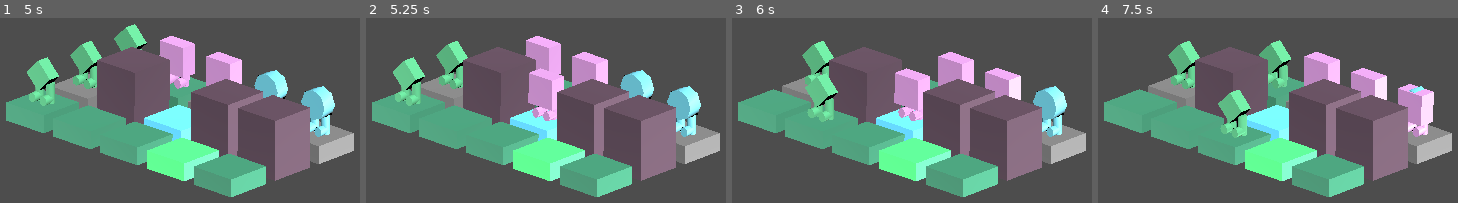
Above: before the commit, frames 1-4 (left to right).
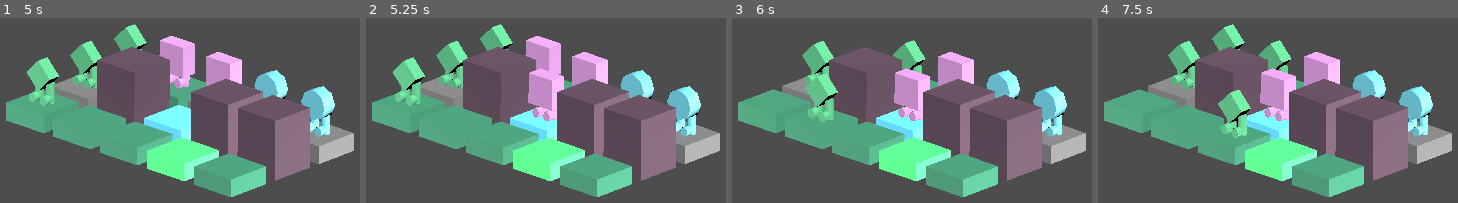
Above: after the commit, the same moments.

Repository: JakeDaSpud/triso
Game: Godot game, scene res://Scenes/Levels/Jake_Testing_Scene_KaylonDontTouch.tscn
Same seed, same stepped clock (60 frames per second), same inputs: the game is played once before the commit and once after it. This scene is started directly instead of the project's main scene.
Inputs (mouse positions are in pixels of both pictures, inside the frame that each line leads up to):
- Up to frame 1 (5 s): tap Enter at 0.5, 2, 3.5 s; move the mouse to (outside the picture) at 0.52 s; hold D (Right) 0.53-1.28 s; click (outside the picture) at 0.67 s; tap Space at 1.25, 2.75, 4.25 s; move the mouse to (outside the picture) at 1.27 s; hold S (Down) 1.28-2.03 s; click (outside the picture) at 1.42 s; move the mouse to (outside the picture) at 2.02 s; hold D (Right) 2.03-2.78 s; click (outside the picture) at 2.17 s; move the mouse to (100, 77) at 2.77 s; hold W (Up) 2.78-3.53 s; click (100, 77) at 2.92 s; move the mouse to (outside the picture) at 3.52 s; hold A (Left) from 3.53 s (still down); click (outside the picture) at 3.67 s; move the mouse to (outside the picture) at 4.27 s; click (outside the picture) at 4.42 s
- Up to frame 2 (5.25 s): move the mouse to (outside the picture) at 5.02 s; release A (Left) at 5.03 s; hold S (Down) from 5.03 s (still down); click (outside the picture) at 5.17 s
- Up to frame 3 (6 s): move the mouse to (outside the picture) at 5.77 s; release S (Down) at 5.78 s; hold D (Right) from 5.78 s (still down); click (outside the picture) at 5.92 s
- Up to frame 4 (7.5 s): move the mouse to (outside the picture) at 6.52 s; release D (Right) at 6.53 s; hold W (Up) 6.53-7.28 s; click (outside the picture) at 6.67 s; move the mouse to (outside the picture) at 7.27 s; hold D (Right) from 7.28 s (still down); click (outside the picture) at 7.42 s

Frame 1 is identical in both runs. In frame 2, 0.8% of the frame differs, in the area x 31-41%, y 3-18%; in frame 3, 2.2%; in frame 4, 6.1%, in the area x 31-94%, y 3-65%.

Commit message:
added collision between players

Diff:
--- a/Scripts/level_loader.gd
+++ b/Scripts/level_loader.gd
@@ -3,7 +3,8 @@
 var GAMEMANAGERS_TileSize : float = 2.0;
 
 # Create an array of arrays to store x and y positions of all tiles that players can access
-var Board : Array[Array] = [];
+var Board : Array[Array];
+var BoardEmpty : Array[Array];
 
 # All Entities that can be Instanced
 const Circle_Player_Entity = preload("res://Entities/Players/Circle.tscn");
@@ -188,7 +189,7 @@
 	if type == Circle_Player_Entity || type == Square_Player_Entity || type == Triangle_Player_Entity:
 		_tile.x = pos.x / GAMEMANAGERS_TileSize;
 		_tile.y = pos.z / GAMEMANAGERS_TileSize;
-		_tile.Board = Board;
+		#_tile.Board = Board;
 		if type == Circle_Player_Entity:
 			_tile.shape = "c";
 		if type == Square_Player_Entity:
@@ -205,11 +206,18 @@
 func _input(delta) -> void:
 	if Input.is_mouse_button_pressed(MOUSE_BUTTON_LEFT):
 		load_level("res://Scenes/Levels/Level-00_Testing.txt");
-
 		Board.remove_at(Board.size() - 1);
 		print_debug("Board ", Board.size())
 		for inner_array in Board:
 			print_debug(inner_array, inner_array.size());
+			BoardEmpty.append(inner_array.duplicate());
+		for row  in range(0,BoardEmpty.size()-1):
+			for tile in range(0,BoardEmpty[row].size()-1):
+				if BoardEmpty[row][tile] == "s" || BoardEmpty[row][tile] == "c" || BoardEmpty[row][tile] == "t":
+					BoardEmpty[row][tile] = "g";
+		print_debug("Board Empty ", BoardEmpty.size())
+		for inner_array in BoardEmpty:
+			print_debug(inner_array, inner_array.size());
 
 func _wait(duration: float) -> void:
 	await get_tree().create_timer(duration).timeout;
--- a/Scripts/player_script.gd
+++ b/Scripts/player_script.gd
@@ -5,33 +5,95 @@
 var x : int;
 var y : int;
 var shape : String;
+var far : int;
 var Board : Array;
+var BoardEmpty : Array;
+var GotEmpty = false;
 
 # Called when the node enters the scene tree for the first time.
 func _ready():
-	print_debug(x,", ",y)
-	#var Board =  get_parent().Board
+	pass;
 
 # Called every frame. 'delta' is the elapsed time since the previous frame.
 func _process(delta):
-	#print_debug(shape,", ",x,", ",y)
+	var Board = get_parent().Board;
+	if !GotEmpty:
+		BoardEmpty = get_parent().BoardEmpty;
+		GotEmpty = true;
+
 	# Handle Input
-	if Input.is_action_just_pressed("Left") && Board[y][x-1] != "w" && Board[y][x-1] != "v":
-		self.position.x -= _tile_size;
-		x -= 1;
-		print_debug(x,", ",y)
+	if Input.is_action_just_pressed("Left"):
+		Board[y][x] = shape;
+		far = x-1;
+		while true:
+			if Board[y][far] == "w" || Board[y][far] == "v":
+				break;
 
-	if Input.is_action_just_pressed("Up") && Board[y-1][x] != "w" && Board[y-1][x] != "v":
-		self.position.z -= _tile_size;
-		y -= 1;
-		print_debug(x,", ",y)
+			elif Board[y][far] == "s" || Board[y][far] == "c" || Board[y][far] == "t":
+				far -= 1;
 
-	if Input.is_action_just_pressed("Right") && Board[y][x+1] != "w" && Board[y][x+1] != "v":
-		self.position.x += _tile_size;
-		x += 1;
-		print_debug(x,", ",y)
+			else:
+				self.position.x -= _tile_size;
+				Board[y][x] = BoardEmpty[y][x];
+				Board[y][x-1] = shape;
+				x -= 1;
+				print_debug(x,", ",y)
+				get_parent().Board = Board
+				break;
 
-	if Input.is_action_just_pressed("Down") && Board[y+1][x] != "w" && Board[y+1][x] != "v":
-		self.position.z += _tile_size;
-		y += 1;
-		print_debug(x,", ",y)
+	if Input.is_action_just_pressed("Up"):
+		Board[y][x] = shape;
+		far = y-1;
+		while true:
+			if Board[far][x] == "w" || Board[far][x] == "v":
+				break;
+
+			elif Board[far][x] == "s" || Board[far][x] == "c" || Board[far][x] == "t":
+				far -= 1;
+
+			else:
+				self.position.z -= _tile_size;
+				Board[y][x] = BoardEmpty[y][x];
+				Board[y-1][x] = shape;
+				y -= 1;
+				print_debug(x,", ",y)
+				get_parent().Board = Board
+				break;
+
+	if Input.is_action_just_pressed("Right"):
+		Board[y][x] = shape;
+		far = x+1;
+		while true:
+			if Board[y][far] == "w" || Board[y][far] == "v":
+				break;
+
+			elif Board[y][far] == "s" || Board[y][far] == "c" || Board[y][far] == "t":
+				far += 1;
+
+			else:
+				self.position.x += _tile_size;
+				Board[y][x] = BoardEmpty[y][x];
+				Board[y][x+1] = shape;
+				x += 1;
+				print_debug(x,", ",y)
+				get_parent().Board = Board
+				break;
+
+	if Input.is_action_just_pressed("Down"):
+		Board[y][x] = shape;
+		far = y+1;
+		while true:
+			if Board[far][x] == "w" || Board[far][x] == "v":
+				break;
+
+			elif Board[far][x] == "s" || Board[far][x] == "c" || Board[far][x] == "t":
+				far += 1;
+
+			else:
+				self.position.z += _tile_size;
+				Board[y][x] = BoardEmpty[y][x];
+				Board[y+1][x] = shape;
+				y += 1;
+				print_debug(x,", ",y)
+				get_parent().Board = Board
+				break;
